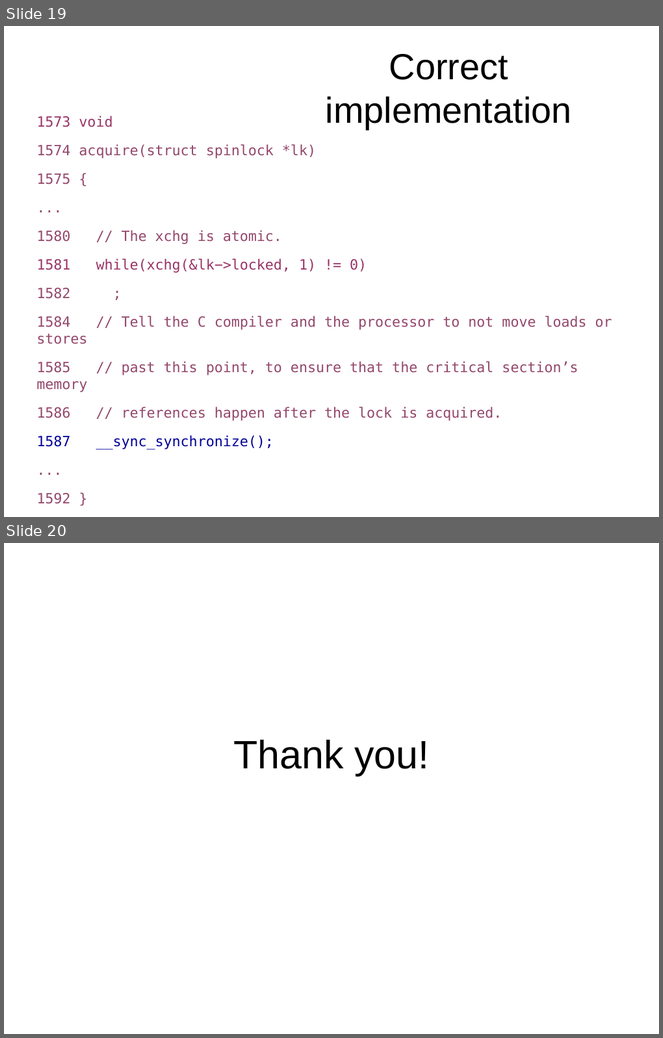
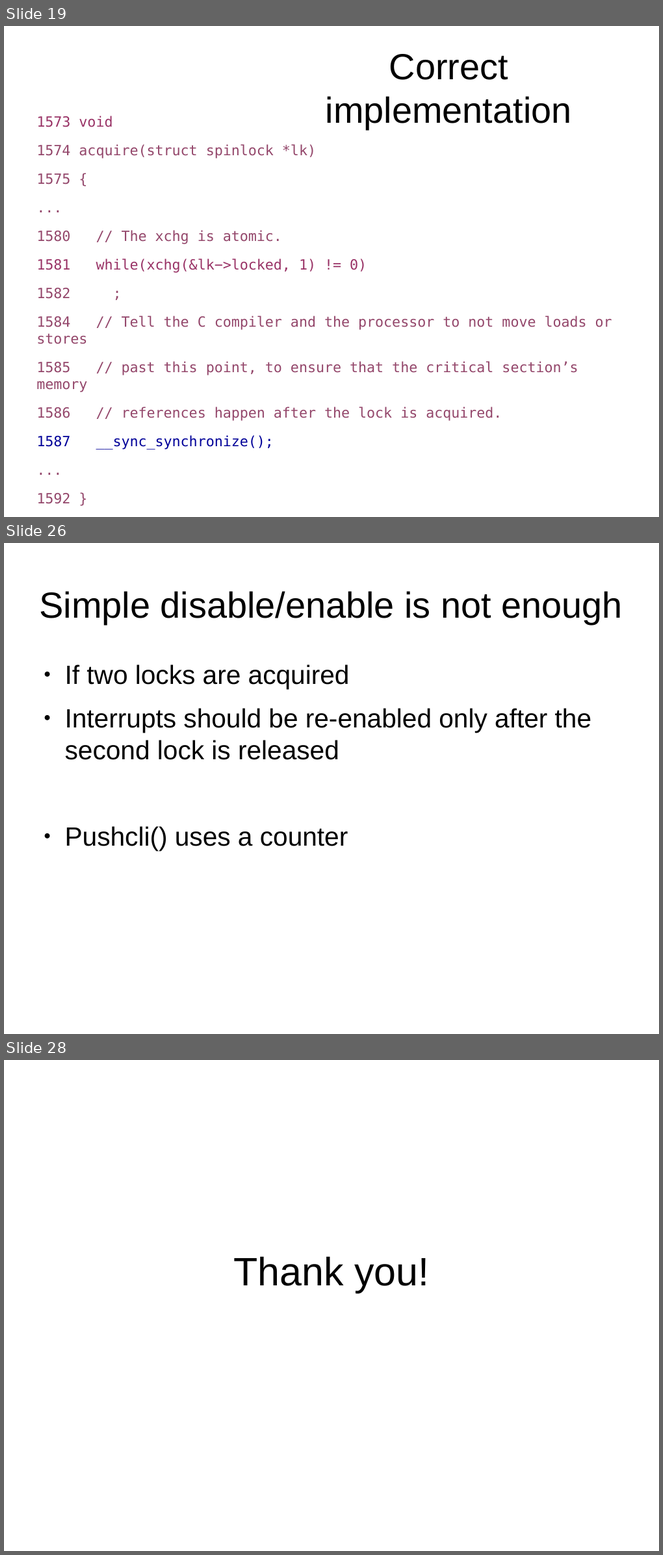
Before and after one commit to antonburtsev/cs5460, a slide deck: lectures/lecture15-locking/lecture15-locking.odp. Shown one above the other, each under a label of ours: slides 19 and 20 before the commit, slides 19, 26 and 28 after it; the slides between them are not shown. The pictures are 663x1038 and 663x1555 pixels, drawn with LibreOffice and Linux fonts; fonts in the diff are those of the drawing. Boxes give left, top, right and bottom in pixels: in the first picture for what was removed or moved away, otherwise in the second. Text is boxed around its words. In the diff, an @@ line names an element or a change of style, - is before the commit and + after.

```diff
--- a/lectures/lecture15-locking/lecture15-locking.odp
+++ b/lectures/lecture15-locking/lecture15-locking.odp
@@ slide 26 added at bbox=[4, 543, 659, 1034], background #FFFFFF @@
@@ title added at bbox=[40, 591, 622, 624], 44 pt, text #000000 @@
+Simple disable/enable is not enough
@@ text added at bbox=[65, 665, 592, 851], 32 pt, text #000000 @@
+● If two locks are acquired
+● Interrupts should be re-enabled only after the second lock is released
+● Pushcli() uses a counter
@@ what was slide 20 is now slide 28 @@
```
Also in this commit, not shown: 2 slides changed, 7 other slides added, 3 other files.
